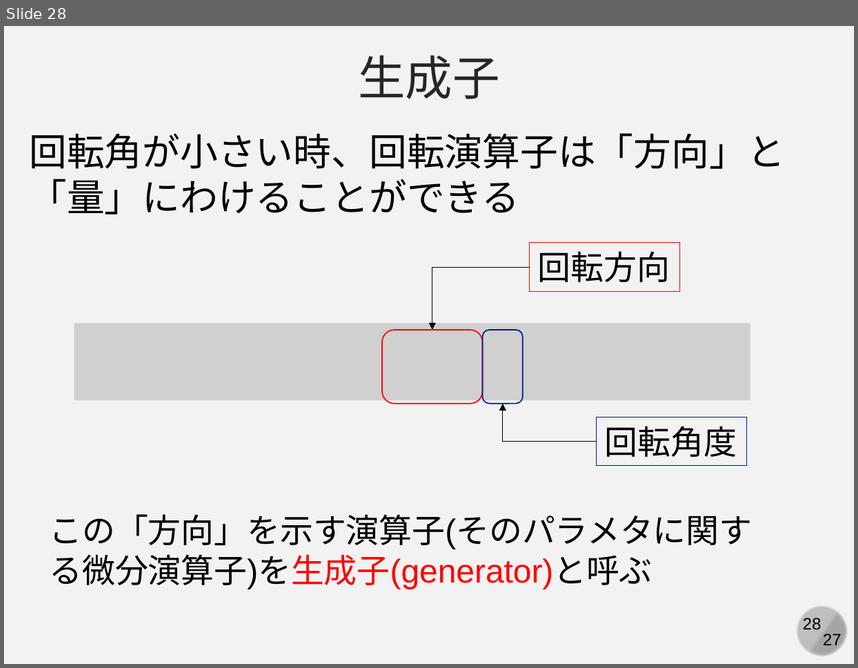
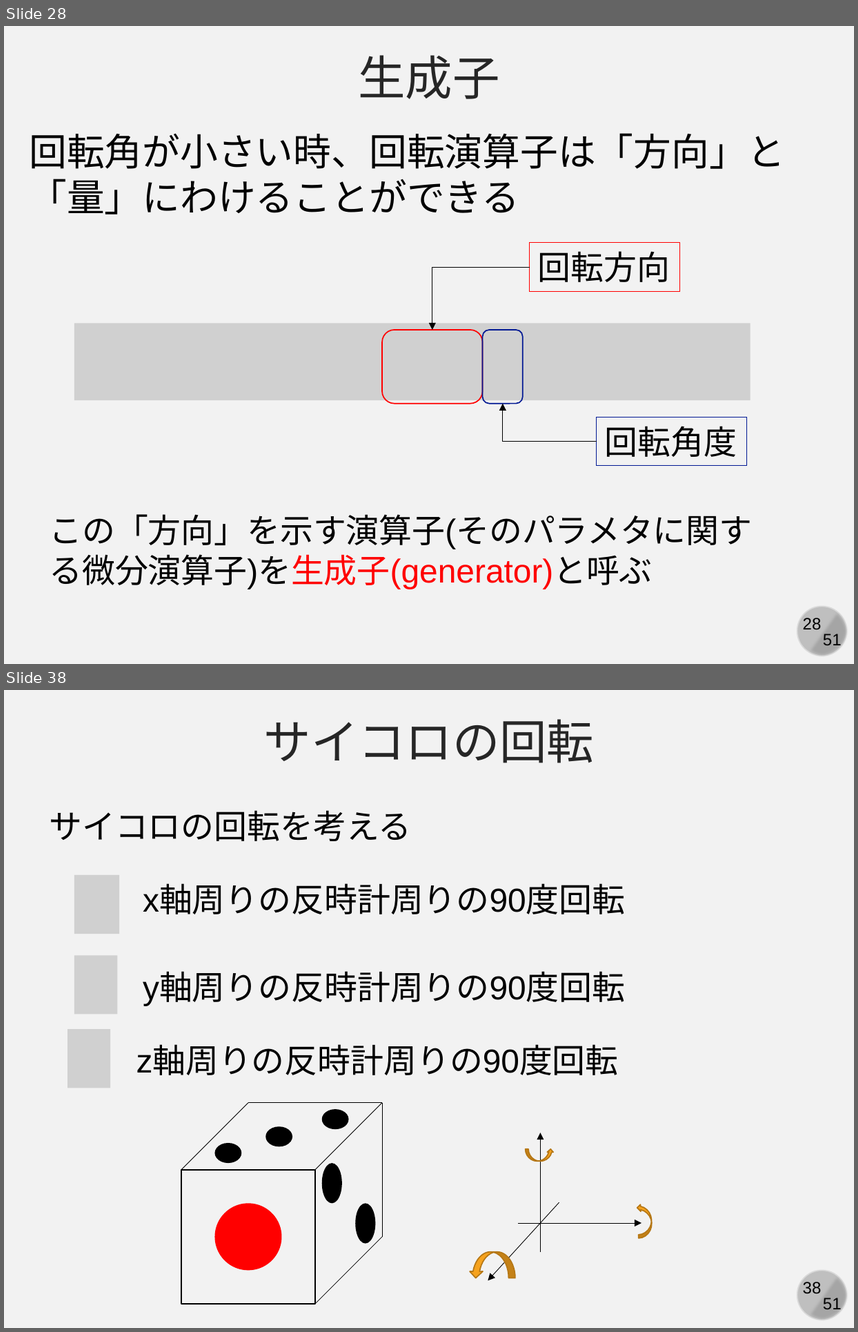
Before and after one commit to kaityo256/classical_mechanics, a slide deck: poisson/fig/slide.pptx. Shown one above the other, each under a label of ours: slide 28 before the commit, slides 28 and 38 after it; the slides between them are not shown. The pictures are 858x668 and 858x1332 pixels, drawn with LibreOffice and Linux fonts; fonts in the diff are those of the drawing; grey boxes stand for pictures; background and template pictures are left out. Boxes give left, top, right and bottom in pixels: in the first picture for what was removed or moved away, otherwise in the second. Text is boxed around its words. In the diff, an @@ line names an element or a change of style, - is before the commit and + after.

```diff
--- a/poisson/fig/slide.pptx
+++ b/poisson/fig/slide.pptx
@@ slide 38 added at [4,690,854,1328], background #F2F2F2; not listed: 4 template elements that a slide beside it also shows @@
@@ text added at [264,719,595,763], 40 pt, text #262626 @@
+サイコロの回転
@@ text added at [49,810,411,841], 28 pt, text #000000 @@
+サイコロの回転を考える
@@ picture added at [74,876,120,934] @@
@@ text added at [143,886,625,914], 28 pt, text #000000 @@
+x軸周りの反時計周りの90度回転
@@ picture added at [74,955,118,1014] @@
@@ text added at [143,973,625,1005], 28 pt, text #000000 @@
+y軸周りの反時計周りの90度回転
@@ picture added at [67,1029,110,1088] @@
@@ text added at [136,1046,619,1075], 28 pt, text #000000 @@
+z軸周りの反時計周りの90度回転
@@ line added from (248, 1103) to (181, 1170), #000000 0.5 pt @@
@@ line added from (382, 1103) to (248, 1103), #000000 0.5 pt @@
@@ line added from (382, 1103) to (315, 1170), #000000 0.5 pt @@
@@ line added from (382, 1103) to (382, 1236), #000000 0.5 pt @@
@@ ellipse added at [322,1109,348,1130], fill #000000 @@
@@ ellipse added at [215,1142,241,1163], fill #000000 @@
@@ ellipse added at [266,1126,292,1147], fill #000000 @@
@@ ellipse added at [322,1163,342,1203], fill #000000 @@
@@ group added at [470,1132,653,1280]: 3 arrows, 3 curved right arrows @@
@@ rectangle added at [181,1170,315,1303], outline #000000 1 pt @@
@@ ellipse added at [215,1203,282,1270], fill #FF0000 @@
@@ ellipse added at [355,1203,375,1243], fill #000000 @@
@@ line added from (382, 1236) to (315, 1303), #000000 0.5 pt @@
@@ slide 28 changed as well @@
@@ text at [823,633,842,649]: text changed @@
-27
+51
```
Also in this commit, not shown: 27 other slides changed, 22 other slides added, 1 other file.
